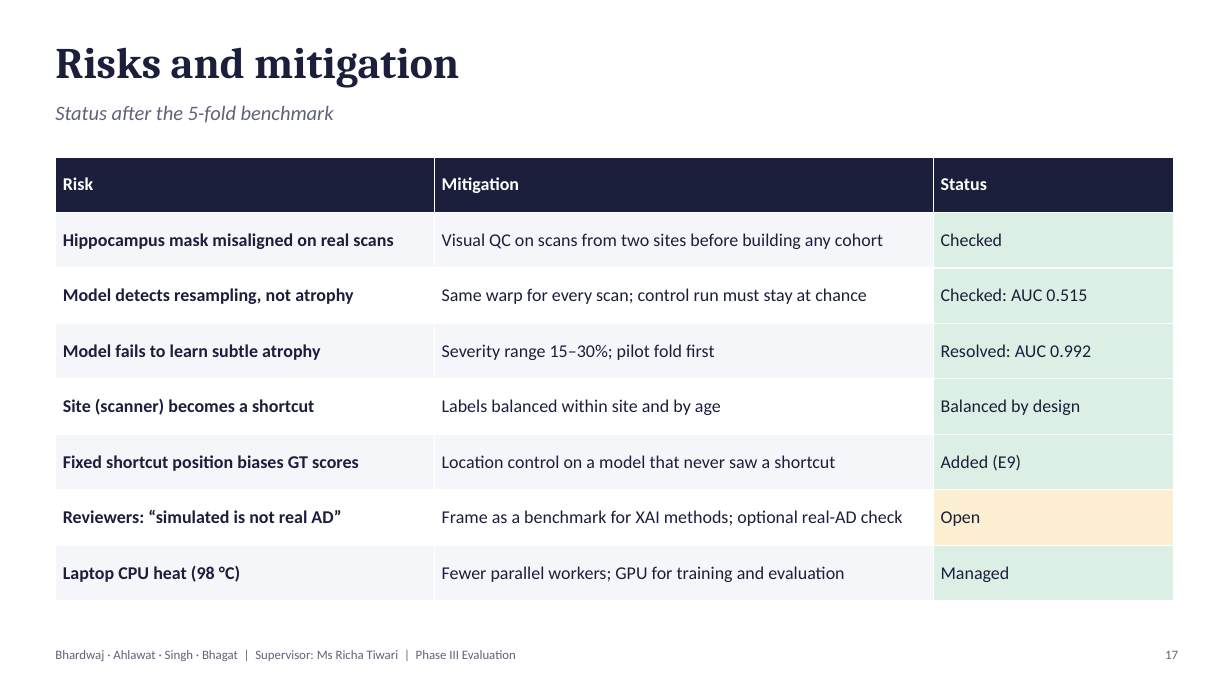
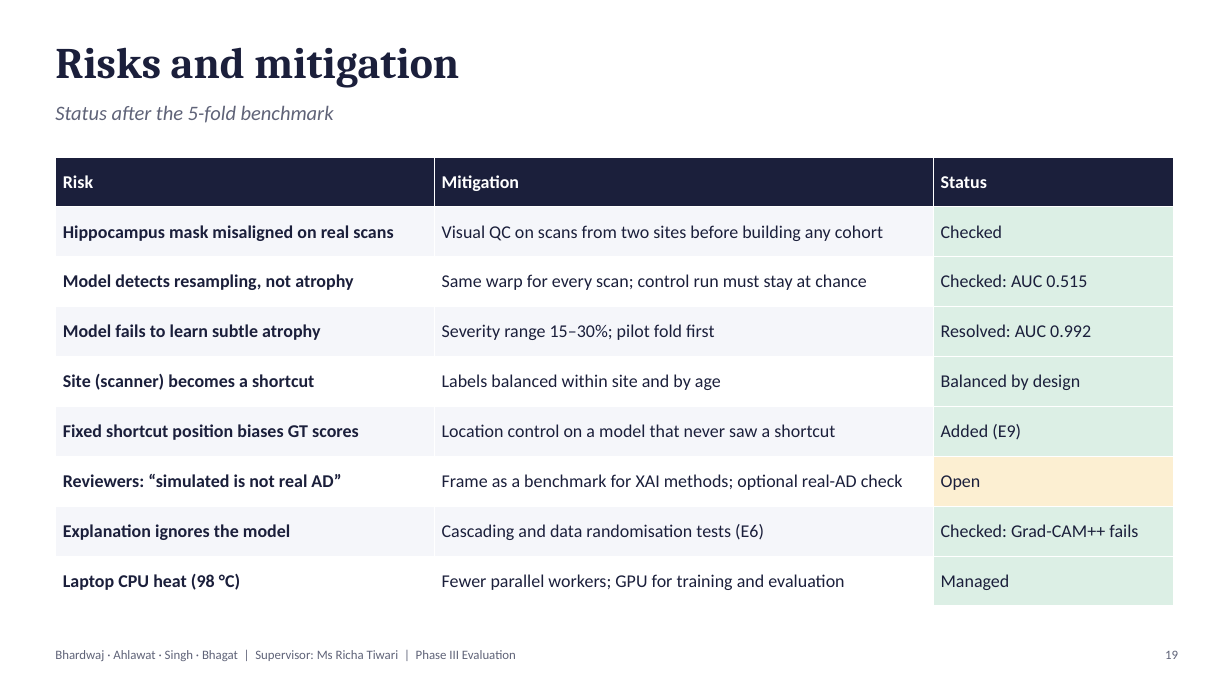
Before and after one commit to UdayBhardwaj/alz, a slide deck: slide 19 of docs/phase-iii/Phase III Presentation.pptx (slide 17 before the commit). Drawn at 1232x693 pixels with LibreOffice and Linux fonts; fonts in the diff are those of the drawing. Boxes give left, top, right and bottom in pixels: in the first picture for what was removed or moved away, otherwise in the second. Text is boxed around its words. In the diff, an @@ line names an element or a change of style, - is before the commit and + after.

```diff
--- a/docs/phase-iii/Phase III Presentation.pptx
+++ b/docs/phase-iii/Phase III Presentation.pptx
@@ table at bbox=[55, 157, 1174, 606] @@
+row 8: Explanation ignores the model | Cascading and data randomisation tests (E6) | Checked: Grad-CAM++ fails
@@ text at bbox=[1165, 651, 1178, 659]: text changed @@
-17
+19
```
Also in this commit, not shown: 4 other slides changed, 2 slides added, 2 other files.
